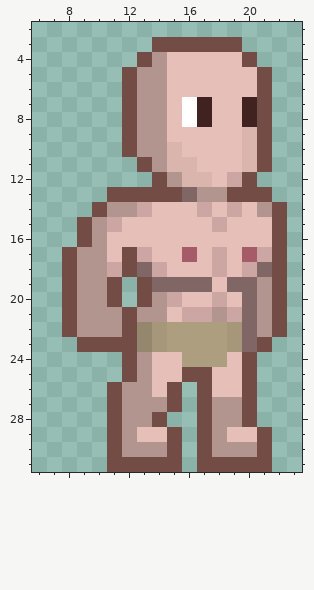
A pixel-art sprite gets an edit: app/assets/images/hero/base/male.png. Above: the version before the commit.
The file is 96x96 pixels, drawn in blocks of 3x3; one block is one cell here. Colours within 5 levels of each other are drawn and written as one. Shown: x 6..23, y 2..31.
The same view after the edit:
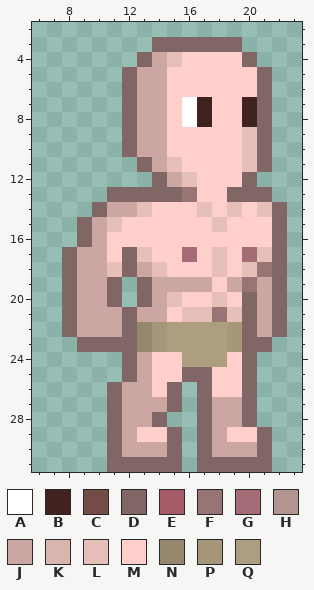
Palette (. is transparent): A #ffffff  B #402220  C #734c45  D #806766  E #a65c68  F #997474  G #a66c75  H #b39590  J #cca6a3  K #d9b5ae  L #e5bfb8  M #ffcfcc  N #94876d  P #a6977a  Q #ad9e7f
Edits made:
Changed rows in their new state; - is an unchanged pixel.
first column x 8:
 3 ------DDDDDD---
 4 -----DJ-MMMMD--
 5 ----DJJMMMMMMD-
 6 ----DJJMMMMMMD-
 7 ----DJJM--MM-D-
 8 ----DJJM--MM-D-
 9 ----DJJMMMMMLD-
10 ----DJJMMMMMLD-
11 -----DJLMMMMLD-
12 ------DJLMMMD--
13 ---DDDDDFMMDDD-
14 --DJJLMMMLMLMLD
15 -DJLMMMMMMLMMMD
16 -DJMMMMMMMMMMMD
17 DJJMDLMMGMLMGLD
18 DJJLDJLMMMLMLFD
19 DJJD-DJJJJMJFJD
20 DJJD-DJLMMLM-JD
21 DJJJDJJMLLFL-JD
22 DJJJD--------JD
23 -DDDD--------D-
24 ----DJMM---MD--
25 ----DJMMDDMMD--
26 ---DJJMD-DMMD--
27 ---DJJJD-DJJD--
28 ---DJJD--DJJD--
29 ---DJMMD-DJMMD-
30 ---DJJJD-DJJJD-
31 ---DDDDD-DDDDD-
Boxes around the changes in both pictures, in picture pixels (x1, y1, x2, y2):
changed: (62, 37, 287, 472)
